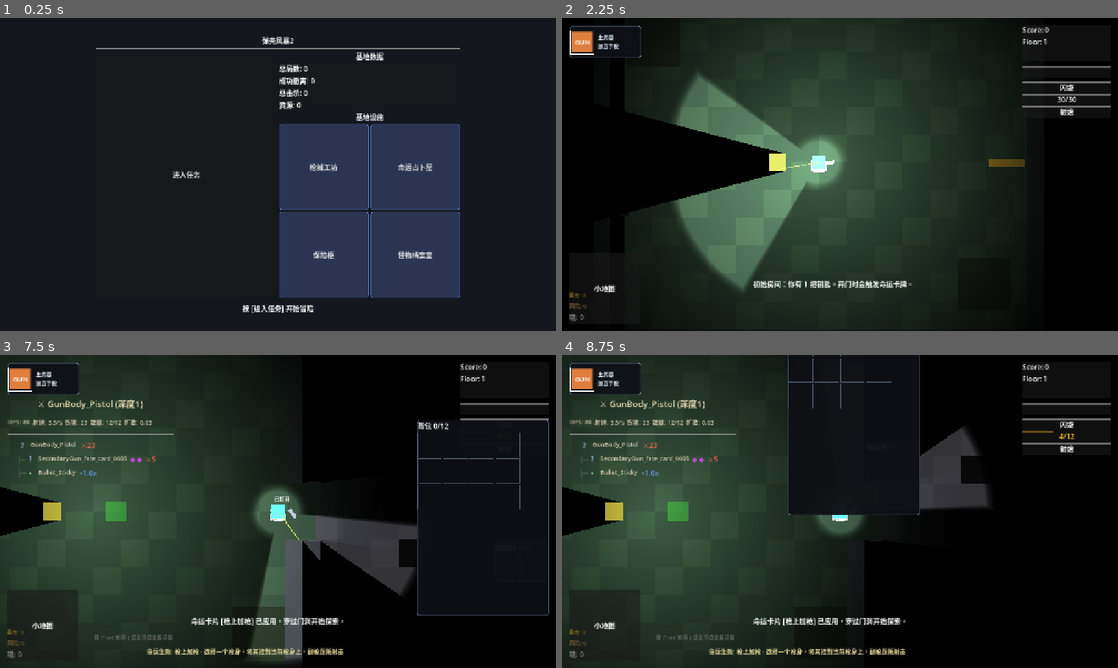
Above: before the commit, frames 1-4 (two rows, left to right).
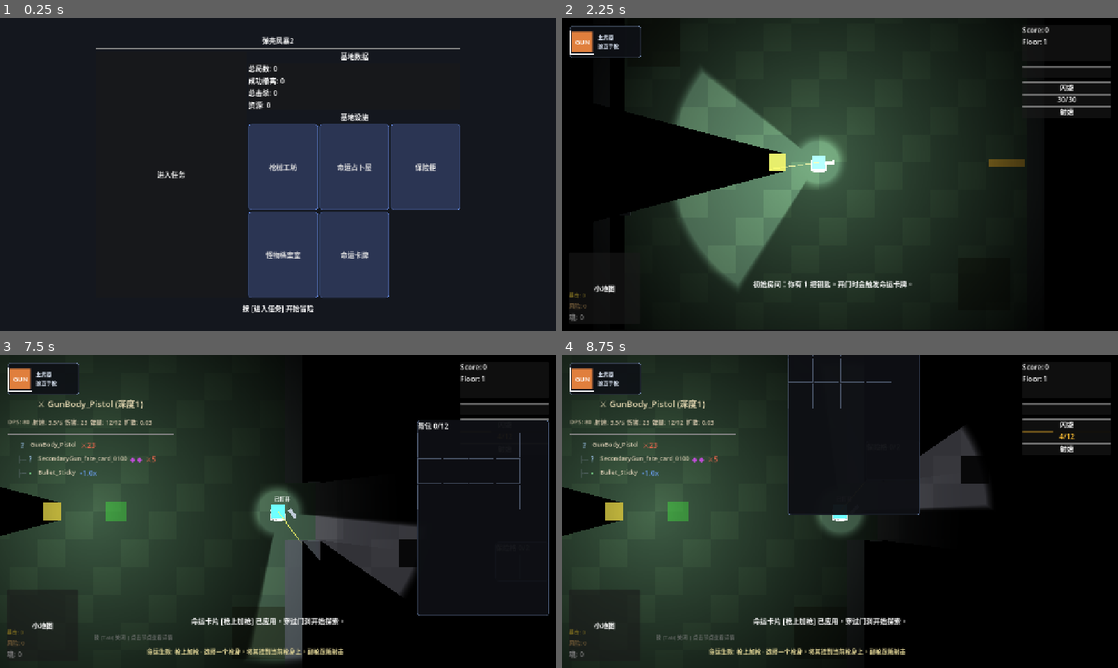
Above: after the commit, the same moments.

Repository: summercard/ShellStorm2
Game: Godot game, scene res://scenes/BaseMenu.tscn
Two runs of this game, one before a commit and one after it. Both use one fixed random seed, a clock stepped at 60 frames per second and the inputs below.
Inputs (mouse positions are in pixels of both pictures, inside the frame that each line leads up to):
- Up to frame 1 (0.25 s): no input
- Up to frame 2 (2.25 s): click (917, 255) at 0.5 s, where only the run after the commit has a clickable "命运卡牌"; click "关闭" (after the commit: "×") at 1.25 s; click "进入任务" at 2 s
- Up to frame 3 (7.5 s): tap Enter at 2.75 s; move the mouse to (400, 495) at 2.77 s; hold D (move_right) 2.78-3.5 s; tap Shift (dash) at 2.85 s; click (400, 495) at 2.92 s; drag from (166, 527) to (350, 511) at 3.52 s; move the mouse to (333, 442) at 4.27 s; press the mouse at (333, 442) at 4.28 s; hold D (move_right) 4.28-5 s; release the mouse at (333, 442) at 5 s; drag from (250, 574) to (283, 511) at 5.02 s; tap Space at 5.75 s; move the mouse to (444, 558) at 5.77 s; hold A (move_left) 5.78-6.5 s; tap I at 5.85 s; click "[稀有] 幸运发现 强化 下一个箱子的物品品质提升一个等级…" at 6.5 s; click "[传说] 枪上加枪 组合 选择一个枪身，将其挂到当前枪身上…" at 7.25 s
- Up to frame 4 (8.75 s): tap Enter at 8 s; drag from (1067, 567) to (878, 464) at 8.02 s

The runs differ from the first frame. In frame 1, 9.1% of the frame differs, in the area x 28-83%, y 10-90%; in frame 2, 0.6%; in frame 3, less than 0.1%; in frame 4, less than 0.1%.

Commit message:
feat: 新增命运卡牌收藏室建筑界面 - 3列网格展示全部已解锁卡牌，按品质分组

Diff:
--- a/scenes/BaseMenu.tscn
+++ b/scenes/BaseMenu.tscn
@@ -86,7 +86,7 @@
 [node name="BuildingsGrid" type="GridContainer" parent="VBox/HSplit/RightPanel"]
 layout_mode = 2
 size_flags_vertical = 3
-columns = 2
+columns = 3
 
 [node name="BuildingWorkshop" type="Button" parent="VBox/HSplit/RightPanel/BuildingsGrid"]
 custom_minimum_size = Vector2(160, 160)
@@ -116,6 +116,13 @@
 size_flags_vertical = 3
 text = "怪物档案室"
 
+[node name="BuildingFateCardCollection" type="Button" parent="VBox/HSplit/RightPanel/BuildingsGrid"]
+custom_minimum_size = Vector2(160, 160)
+layout_mode = 2
+size_flags_horizontal = 3
+size_flags_vertical = 3
+text = "命运卡牌"
+
 [node name="HSeparator2" type="HSeparator" parent="VBox"]
 layout_mode = 2
 
--- /dev/null
+++ b/scenes/FateCardCollectionMenu.tscn
@@ -0,0 +1,40 @@
+[gd_scene load_steps=2 format=3 uid="uid://fate_card_collection_menu"]
+
+[ext_resource type="Script" path="res://src/ui/FateCardCollectionMenu.gd" id="1"]
+
+[node name="FateCardCollectionMenu" type="CanvasLayer"]
+script = ExtResource("1")
+
+[node name="Panel" type="PanelContainer" parent="."]
+anchors_preset = 8
+anchor_left = 0.5
+anchor_top = 0.5
+anchor_right = 0.5
+anchor_bottom = 0.5
+offset_left = -400.0
+offset_top = -300.0
+offset_right = 400.0
+offset_bottom = 300.0
+grow_horizontal = 2
+grow_vertical = 2
+
+[node name="VBox" type="VBoxContainer" parent="Panel"]
+layout_mode = 2
+
+[node name="HeaderLabel" type="Label" parent="Panel/VBox"]
+layout_mode = 2
+text = "命运卡牌收藏室"
+horizontal_alignment = 1
+
+[node name="CloseButton" type="Button" parent="Panel/VBox"]
+custom_minimum_size = Vector2(40, 40)
+layout_mode = 2
+text = "×"
+
+[node name="ScrollContainer" type="ScrollContainer" parent="Panel/VBox"]
+layout_mode = 2
+size_flags_vertical = 3
+
+[node name="Content" type="VBoxContainer" parent="Panel/VBox/ScrollContainer"]
+layout_mode = 2
+size_flags_horizontal = 3
--- a/src/ui/BaseMenu.gd
+++ b/src/ui/BaseMenu.gd
@@ -15,6 +15,7 @@
 @onready var building_divination: Button = $VBox/HSplit/RightPanel/BuildingsGrid/BuildingDivination
 @onready var building_vault: Button = $VBox/HSplit/RightPanel/BuildingsGrid/BuildingVault
 @onready var building_archive: Button = $VBox/HSplit/RightPanel/BuildingsGrid/BuildingArchive
+@onready var building_fate_card_collection: Button = $VBox/HSplit/RightPanel/BuildingsGrid/BuildingFateCardCollection
 
 func _ready() -> void:
 	# BaseManager 已是 Autoload，直接通过全局名称访问
@@ -40,6 +41,10 @@
 	_set_building_enabled(building_archive, "怪物档案室")
 	_set_building_enabled_style(building_archive)
 	building_archive.pressed.connect(_on_building_archive_pressed)
+
+	# 建筑按钮 — 命运卡牌收藏室（可用）
+	_set_building_enabled_style(building_fate_card_collection)
+	building_fate_card_collection.pressed.connect(_on_building_fate_card_collection_pressed)
 
 	# 显示玩家数据
 	_refresh_stats()
@@ -124,6 +129,12 @@
 		var menu: CanvasLayer = menu_scene.instantiate() as CanvasLayer
 		get_tree().get_root().add_child(menu)
 
+func _on_building_fate_card_collection_pressed() -> void:
+	var menu_scene: PackedScene = load("res://scenes/FateCardCollectionMenu.tscn")
+	if menu_scene:
+		var menu: CanvasLayer = menu_scene.instantiate() as CanvasLayer
+		get_tree().get_root().add_child(menu)
+
 func _on_start_pressed() -> void:
 	# 清理基地界面，过渡到游戏主场景
 	get_tree().change_scene_to_file("res://scenes/Main.tscn")
--- /dev/null
+++ b/src/ui/FateCardCollectionMenu.gd
@@ -0,0 +1,118 @@
+class_name FateCardCollectionMenu
+extends CanvasLayer
+
+## 命运卡牌收藏室 — 基地建筑界面
+## 展示所有已解锁的命运卡片，支持查看详情
+
+@onready var content: VBoxContainer
+@onready var close_button: Button
+@onready var scroll_container: ScrollContainer
+@onready var header_label: Label
+
+func _ready() -> void:
+	content = get_node_or_null("Panel/VBox/ScrollContainer/Content")
+	close_button = get_node_or_null("Panel/VBox/CloseButton")
+	header_label = get_node_or_null("Panel/VBox/HeaderLabel")
+	if close_button:
+		close_button.pressed.connect(_on_close_pressed)
+	_build_collection_view()
+
+func _build_collection_view() -> void:
+	if content == null:
+		return
+	for child in content.get_children():
+		child.queue_free()
+
+	var title := Label.new()
+	title.text = "命运卡牌收藏室"
+	title.horizontal_alignment = HORIZONTAL_ALIGNMENT_CENTER
+	title.add_theme_font_size_override("font_size", 20)
+	content.add_child(title)
+
+	var subtitle := Label.new()
+	subtitle.text = "全部卡牌均已解锁"
+	subtitle.horizontal_alignment = HORIZONTAL_ALIGNMENT_CENTER
+	subtitle.add_theme_color_override("font_color", Color(0.6, 0.7, 0.8, 1.0))
+	content.add_child(subtitle)
+
+	var separator := HSeparator.new()
+	content.add_child(separator)
+
+	# 按品质分组展示
+	var rarities: Array = [
+		FateCard.CardRarity.COMMON,
+		FateCard.CardRarity.RARE,
+		FateCard.CardRarity.EPIC,
+		FateCard.CardRarity.LEGENDARY,
+		FateCard.CardRarity.MYSTIC,
+	]
+	for rarity in rarities:
+		var cards := FateCardPresets.by_rarity(rarity)
+		if cards.is_empty():
+			continue
+
+		var group_label := Label.new()
+		group_label.text = "── %s ──" % FateCard.rarity_name(rarity)
+		group_label.add_theme_color_override("font_color", FateCard.rarity_color(rarity))
+		content.add_child(group_label)
+
+		var grid := GridContainer.new()
+		grid.columns = 3
+		content.add_child(grid)
+
+		for card in cards:
+			var card_ui := _create_card_item(card)
+			grid.add_child(card_ui)
+
+	_add_close_hint()
+
+func _create_card_item(card: FateCard) -> Control:
+	var panel := PanelContainer.new()
+	panel.custom_minimum_size = Vector2(180, 100)
+
+	var color := FateCard.rarity_color(card.card_rarity)
+	var normal_style := StyleBoxFlat.new()
+	normal_style.bg_color = Color(0.12, 0.13, 0.18, 0.95)
+	normal_style.set_border_width_all(2)
+	normal_style.set_border_color(color)
+	normal_style.set_corner_radius_all(6)
+	panel.add_theme_stylebox_override("normal", normal_style)
+
+	var vbox := VBoxContainer.new()
+	panel.add_child(vbox)
+
+	var name_lbl := Label.new()
+	name_lbl.text = card.card_name
+	name_lbl.add_theme_color_override("font_color", color)
+	name_lbl.horizontal_alignment = HORIZONTAL_ALIGNMENT_CENTER
+	name_lbl.autowrap_mode = TextServer.AUTOWRAP_WORD_SMART
+	vbox.add_child(name_lbl)
+
+	var type_lbl := Label.new()
+	type_lbl.text = "[%s] %s" % [FateCard.rarity_name(card.card_rarity), FateCard.type_name(card.card_type)]
+	type_lbl.add_theme_font_size_override("font_size", 11)
+	type_lbl.add_theme_color_override("font_color", Color(0.7, 0.7, 0.7, 1.0))
+	type_lbl.horizontal_alignment = HORIZONTAL_ALIGNMENT_CENTER
+	vbox.add_child(type_lbl)
+
+	var desc_lbl := Label.new()
+	desc_lbl.text = card.short_description
+	desc_lbl.add_theme_font_size_override("font_size", 10)
+	desc_lbl.add_theme_color_override("font_color", Color(0.5, 0.5, 0.55))
+	desc_lbl.horizontal_alignment = HORIZONTAL_ALIGNMENT_CENTER
+	desc_lbl.autowrap_mode = TextServer.AUTOWRAP_WORD
+	desc_lbl.custom_minimum_size.y = 36
+	vbox.add_child(desc_lbl)
+
+	panel.tooltip_text = card.description
+	return panel
+
+func _add_close_hint() -> void:
+	var hint := Label.new()
+	hint.text = "按 [×] 关闭"
+	hint.add_theme_color_override("font_color", Color(0.4, 0.4, 0.45))
+	hint.horizontal_alignment = HORIZONTAL_ALIGNMENT_CENTER
+	content.add_child(hint)
+
+func _on_close_pressed() -> void:
+	queue_free()
